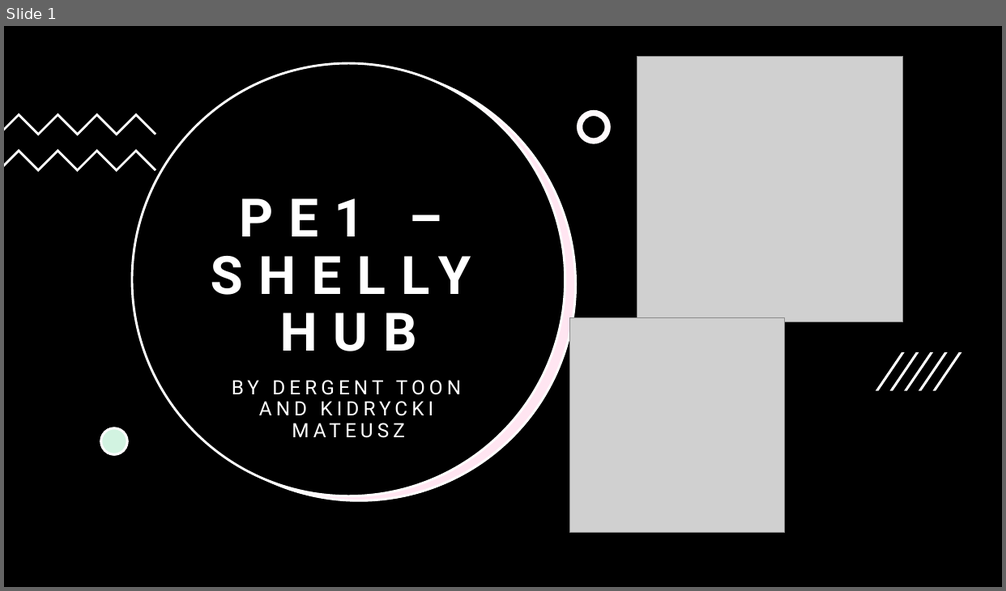
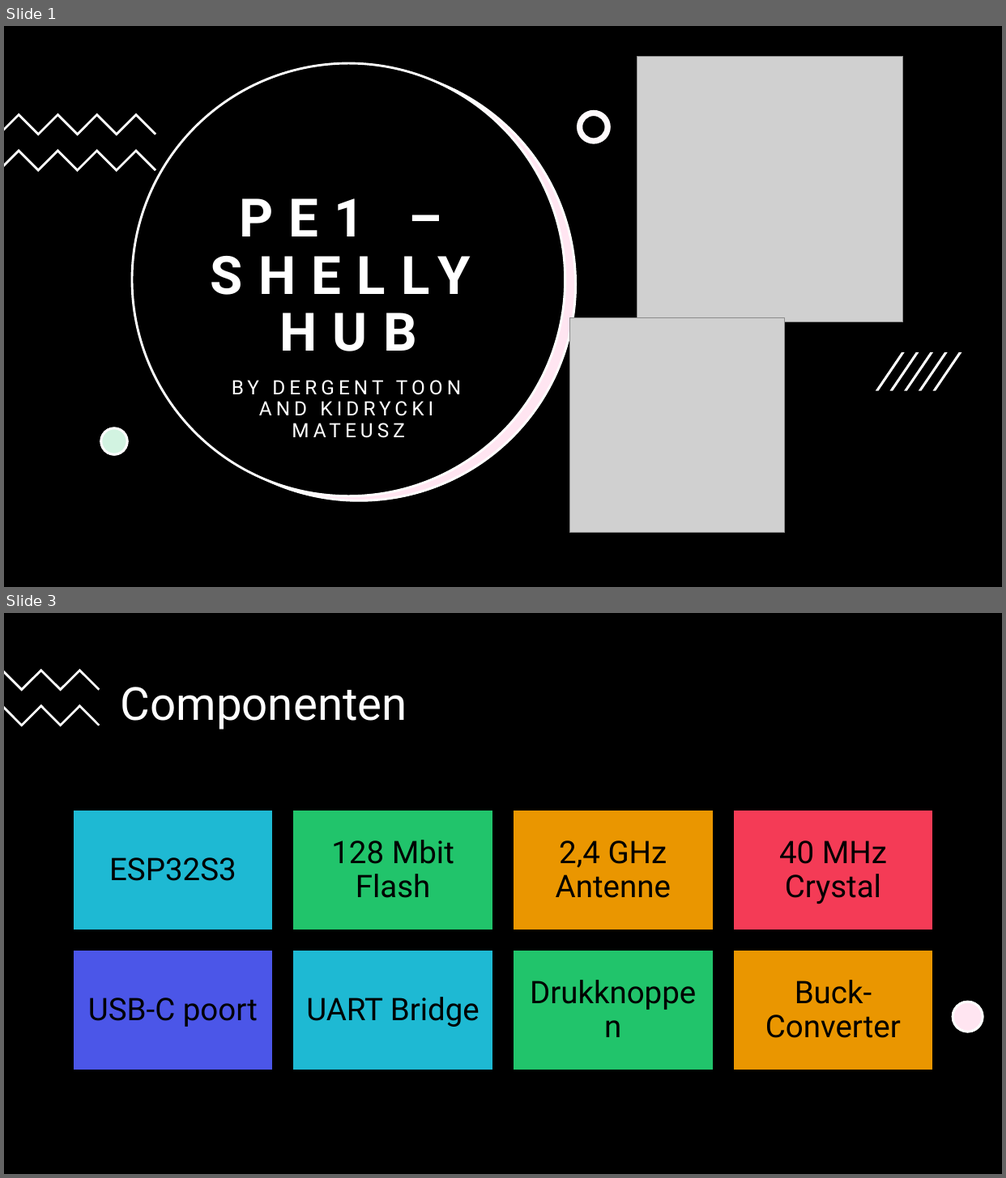
Before and after one commit to Matrixiem637/Practice-Enterprise-1, a slide deck: Verslag/Powerpoint PE.pptx. Shown one above the other, each under a label of ours: slide 1 before the commit, slides 1 and 3 after it; the slides between them are not shown. The pictures are 1006x591 and 1006x1178 pixels, drawn with LibreOffice and Linux fonts; fonts in the diff are those of the drawing; grey boxes stand for pictures. Boxes give left, top, right and bottom in pixels: in the first picture for what was removed or moved away, otherwise in the second. Text is boxed around its words. In the diff, an @@ line names an element or a change of style, - is before the commit and + after.

```diff
--- a/Verslag/Powerpoint PE.pptx
+++ b/Verslag/Powerpoint PE.pptx
@@ slide 3 added at [4, 613, 1002, 1174], background #000000 @@
@@ rectangle added at [4, 613, 1002, 1174], fill #000000 @@
@@ freeform shape added at [4, 668, 100, 691], fill #FFFFFF @@
@@ freeform shape added at [4, 705, 100, 726], fill #FFFFFF @@
@@ title added at [121, 687, 407, 730], 44 pt, text #FFFFFF @@
+Componenten
@@ group added at [73, 811, 933, 1071]: 8 rectangles, 8 texts @@
+ESP32S3
+128 Mbit Flash
+2,4 GHz Antenne
+40 MHz Crystal
+USB-C poort
+UART Bridge
+Drukknoppen
+Buck-Converter
@@ ellipse added at [953, 1003, 983, 1033], fill #FFFFFF, outline #FFFFFF 2.25 pt @@
@@ ellipse added at [953, 1003, 983, 1033], fill #FF80BD at 20% opacity, outline #FFFFFF 2.25 pt @@
```
Also in this commit, not shown: 1 slide changed, 9 other slides added, 2 slides removed, 20 other files.
